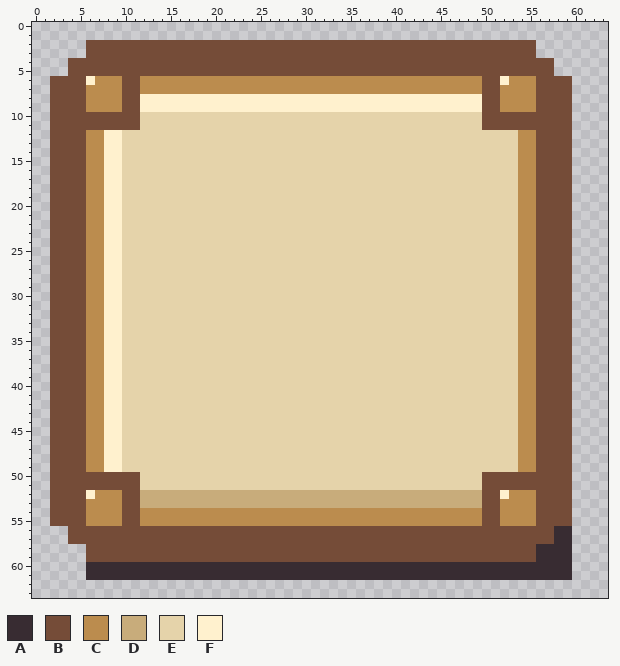
A pixel-art file gets an edit: art/runtime/inset.aseprite. The first picture shows the starting point.
64x64 pixels, 1 frame. Colours within 5 levels of each other are drawn and written as one.
Palette (. is transparent): A #382c32  B #754c38  C #bb8c4e  D #c8ac7b  E #e5d3aa  F #fff1ce
New version:
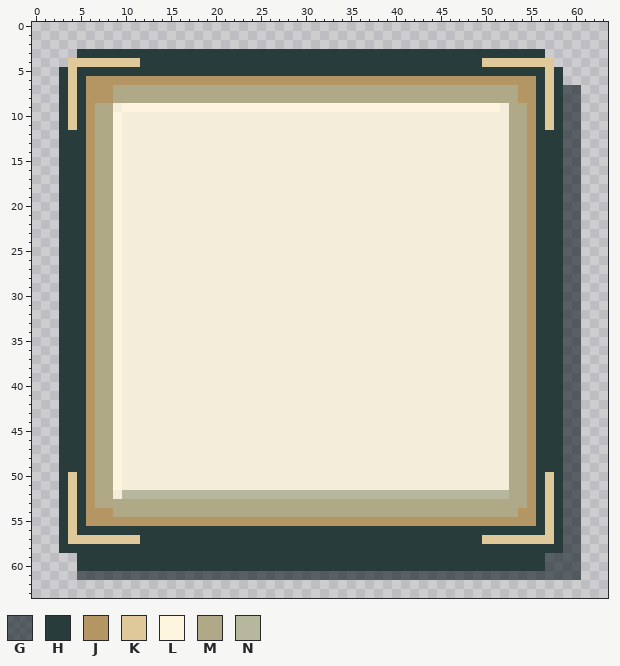
Colours new in this view: G #0d1a209b  H #283c3b  J #b39664  K #dfc99a  L #fff5df  M #afa988  N #b7b79e
Diff:
layer "Cut lacquer and cast shadow" added
layer "Brass inlay and inner bevel" added
layer "Paper fibres and lacquer pores" added
layer "Corner brasswork" added
layer "Lacquer silhouette" removed
layer "Paper and inset rim" removed
layer "Corner joinery" removed
colour E: #e5d3aa -> #f3edd9
Changed rows in their new state; - is a pixel that keeps its letter.
first column x 2:
 2 ----..................................................-----
 3 ---HHHHHHHHHHHHHHHHHHHHHHHHHHHHHHHHHHHHHHHHHHHHHHHHHHHH----
 4 --KKKKKKKKHHHHHHHHHHHHHHHHHHHHHHHHHHHHHHHHHHHHHHKKKKKKKK---
 5 -HKHHHHHHHHHHHHHHHHHHHHHHHHHHHHHHHHHHHHHHHHHHHHHHHHHHHHKH--
 6 .HKHJJJJJJJJJJJJJJJJJJJJJJJJJJJJJJJJJJJJJJJJJJJJJJJJJJHKH.-
 7 .HKHJJJMMMMMMMMMMMMMMMMMMMMMMMMMMMMMMMMMMMMMMMMMMMMMJJHKHGG
 8 .HKHJJJMMMMMMMMMMMMMMMMMMMMMMMMMMMMMMMMMMMMMMMMMMMMMJJHKHGG
 9 .HKHJMMELLLLLLLLLLLLLLLLLLLLLLLLLLLLLLLLLLLLLLLLLLEMMJHKHGG
10 .HKHJMMLEE--------------------------------------EEEMMJHKHGG
11 .HKHJMMLEE--------------------------------------EEEMMJHKHGG
12 .HHHJMML-------------------------------------------MMJHHHGG
13 .HHHJMML-------------------------------------------MMJHHHGG
14 .HHHJMML-------------------------------------------MMJHHHGG
15 .HHHJMML-------------------------------------------MMJHHHGG
16 .HHHJMML-------------------------------------------MMJHHHGG
17 .HHHJMML-------------------------------------------MMJHHHGG
18 .HHHJMML-------------------------------------------MMJHHHGG
19 .HHHJMML-------------------------------------------MMJHHHGG
20 .HHHJMML-------------------------------------------MMJHHHGG
21 .HHHJMML-------------------------------------------MMJHHHGG
22 .HHHJMML-------------------------------------------MMJHHHGG
23 .HHHJMML-------------------------------------------MMJHHHGG
24 .HHHJMML-------------------------------------------MMJHHHGG
25 .HHHJMML-------------------------------------------MMJHHHGG
26 .HHHJMML-------------------------------------------MMJHHHGG
27 .HHHJMML-------------------------------------------MMJHHHGG
28 .HHHJMML-------------------------------------------MMJHHHGG
29 .HHHJMML-------------------------------------------MMJHHHGG
30 .HHHJMML-------------------------------------------MMJHHHGG
31 .HHHJMML-------------------------------------------MMJHHHGG
32 .HHHJMML-------------------------------------------MMJHHHGG
33 .HHHJMML-------------------------------------------MMJHHHGG
34 .HHHJMML-------------------------------------------MMJHHHGG
35 .HHHJMML-------------------------------------------MMJHHHGG
36 .HHHJMML-------------------------------------------MMJHHHGG
37 .HHHJMML-------------------------------------------MMJHHHGG
38 .HHHJMML-------------------------------------------MMJHHHGG
39 .HHHJMML-------------------------------------------MMJHHHGG
40 .HHHJMML-------------------------------------------MMJHHHGG
41 .HHHJMML-------------------------------------------MMJHHHGG
42 .HHHJMML-------------------------------------------MMJHHHGG
43 .HHHJMML-------------------------------------------MMJHHHGG
44 .HHHJMML-------------------------------------------MMJHHHGG
45 .HHHJMML-------------------------------------------MMJHHHGG
46 .HHHJMML-------------------------------------------MMJHHHGG
47 .HHHJMML-------------------------------------------MMJHHHGG
48 .HHHJMML-------------------------------------------MMJHHHGG
49 .HHHJMML-------------------------------------------MMJHHHGG
50 .HKHJMMLEE--------------------------------------EEEMMJHKHGG
51 .HKHJMMLEE--------------------------------------EEEMMJHKHGG
52 .HKHJMMENNNNNNNNNNNNNNNNNNNNNNNNNNNNNNNNNNNNNNNNNNNMMJHKHGG
53 .HKHJMMMMMMMMMMMMMMMMMMMMMMMMMMMMMMMMMMMMMMMMMMMMMMMMJHKHGG
54 .HKHJJJMMMMMMMMMMMMMMMMMMMMMMMMMMMMMMMMMMMMMMMMMMMMMJJHKHGG
55 .HKHJJJJJJJJJJJJJJJJJJJJJJJJJJJJJJJJJJJJJJJJJJJJJJJJJJHKHGG
56 -HKHHHHHHHHHHHHHHHHHHHHHHHHHHHHHHHHHHHHHHHHHHHHHHHHHHHHKHGG
57 -HKKKKKKKKHHHHHHHHHHHHHHHHHHHHHHHHHHHHHHHHHHHHHHKKKKKKKKHGG
58 -HHHHHHHHHHHHHHHHHHHHHHHHHHHHHHHHHHHHHHHHHHHHHHHHHHHHHHHHGG
59 ---HHHHHHHHHHHHHHHHHHHHHHHHHHHHHHHHHHHHHHHHHHHHHHHHHHHHGGGG
60 ---HHHHHHHHHHHHHHHHHHHHHHHHHHHHHHHHHHHHHHHHHHHHHHHHHHHHGGGG
61 ---GGGGGGGGGGGGGGGGGGGGGGGGGGGGGGGGGGGGGGGGGGGGGGGGGGGGGGGG
